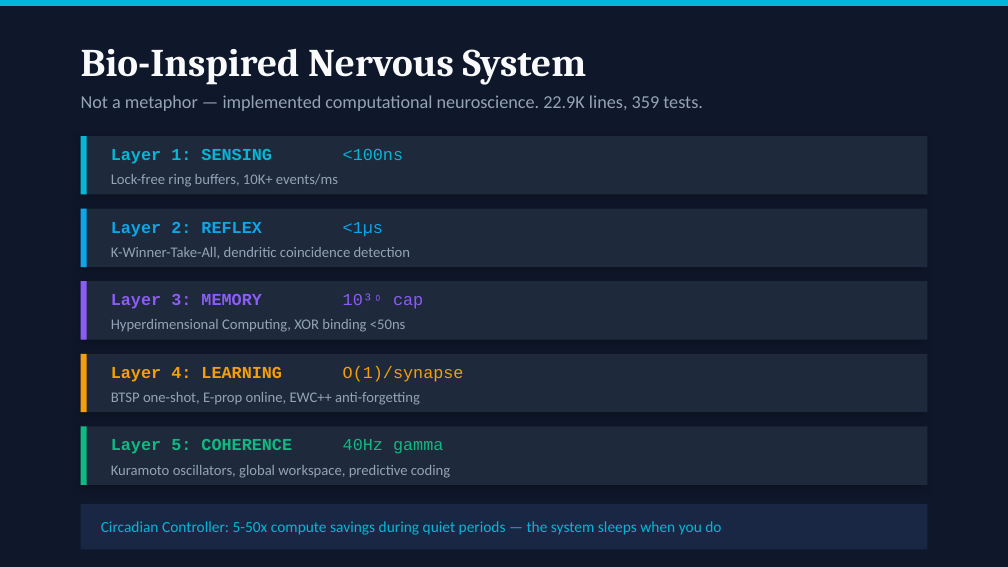
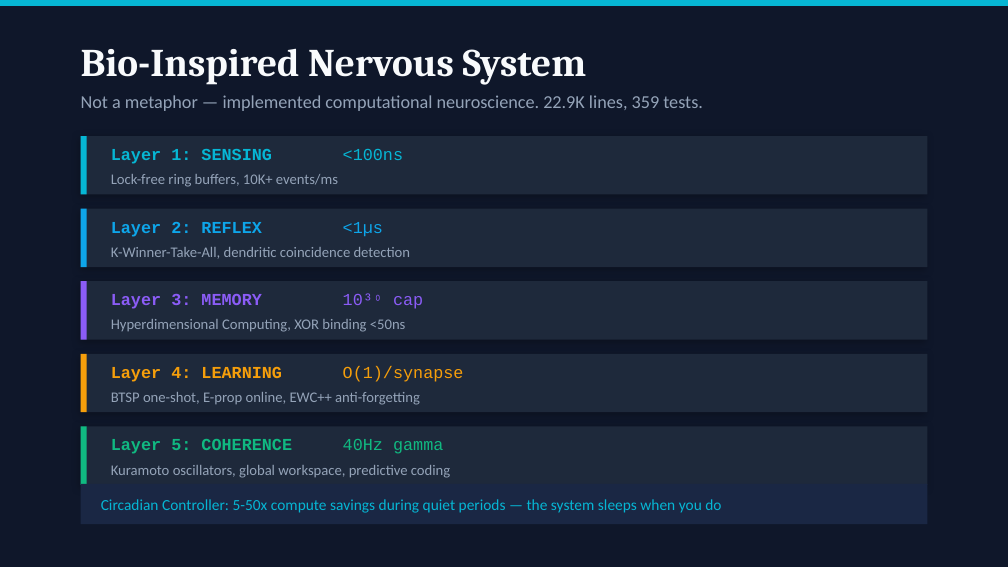
Before and after one commit to JLMA-Agentic-Ai/jlma-Ask-Ruvnet, a slide deck: slide 13 of docs/presentations/CTO-Deck-RuvNet-2026.pptx (slide 12 before the commit). Drawn at 1008x567 pixels with LibreOffice and Linux fonts; fonts in the diff are those of the drawing. Boxes give left, top, right and bottom in pixels: in the first picture for what was removed or moved away, otherwise in the second. Text is boxed around its words. In the diff, an @@ line names an element or a change of style, - is before the commit and + after.

```diff
--- a/docs/presentations/CTO-Deck-RuvNet-2026.pptx
+++ b/docs/presentations/CTO-Deck-RuvNet-2026.pptx
@@ rectangle: place and size @@
-rectangle at bbox=[81, 504, 927, 549]
+rectangle at bbox=[81, 484, 927, 524]
@@ text "Circadian Controller: 5-50x compute savings ...": place and size @@
-text "Circadian Controller: 5-50x compute savings ..." at bbox=[101, 521, 721, 535]
+text "Circadian Controller: 5-50x compute savings ..." at bbox=[101, 499, 721, 513]
```
Also in this commit, not shown: 6 other slides changed, 2 slides added, 1 slide removed, 7 other files.
